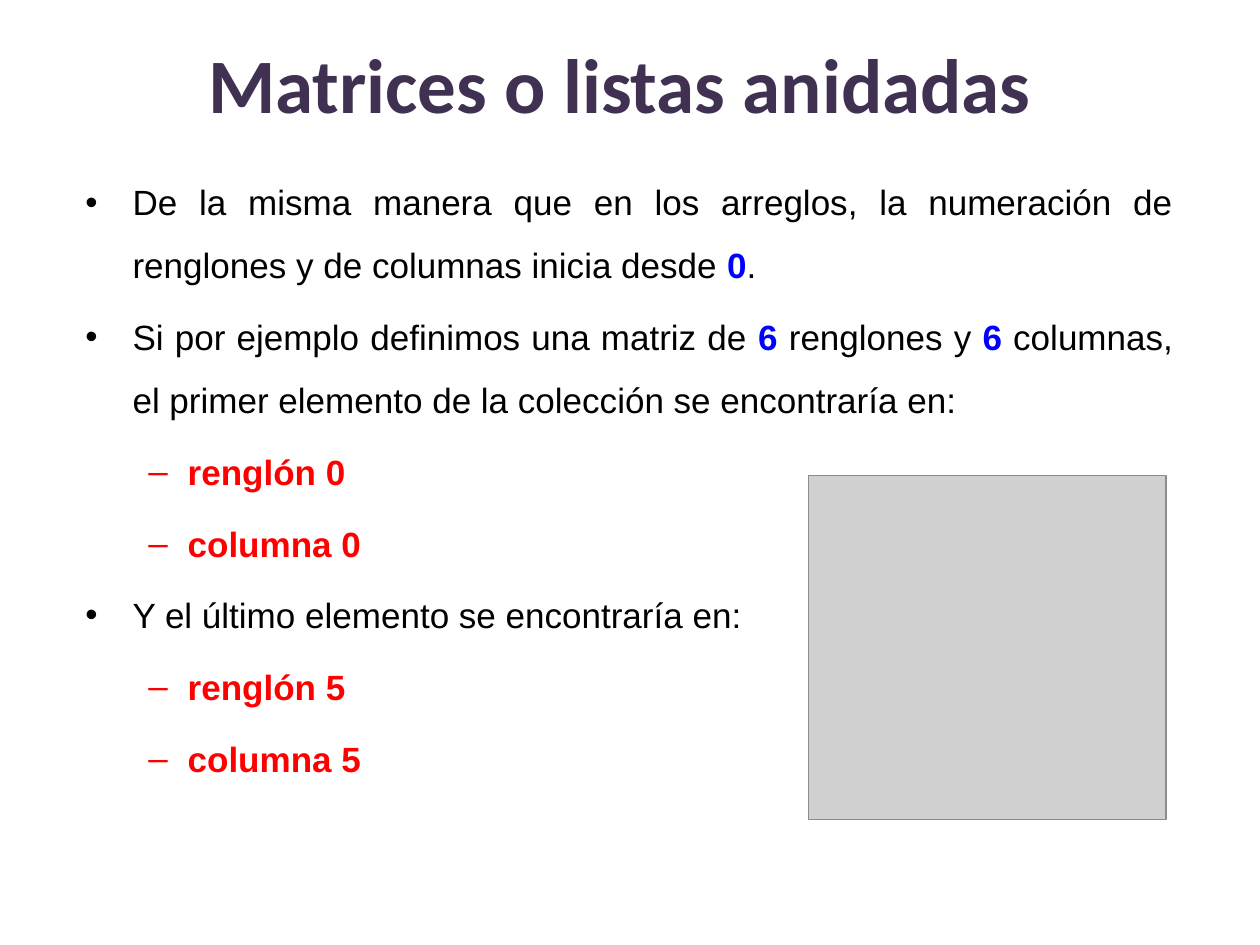
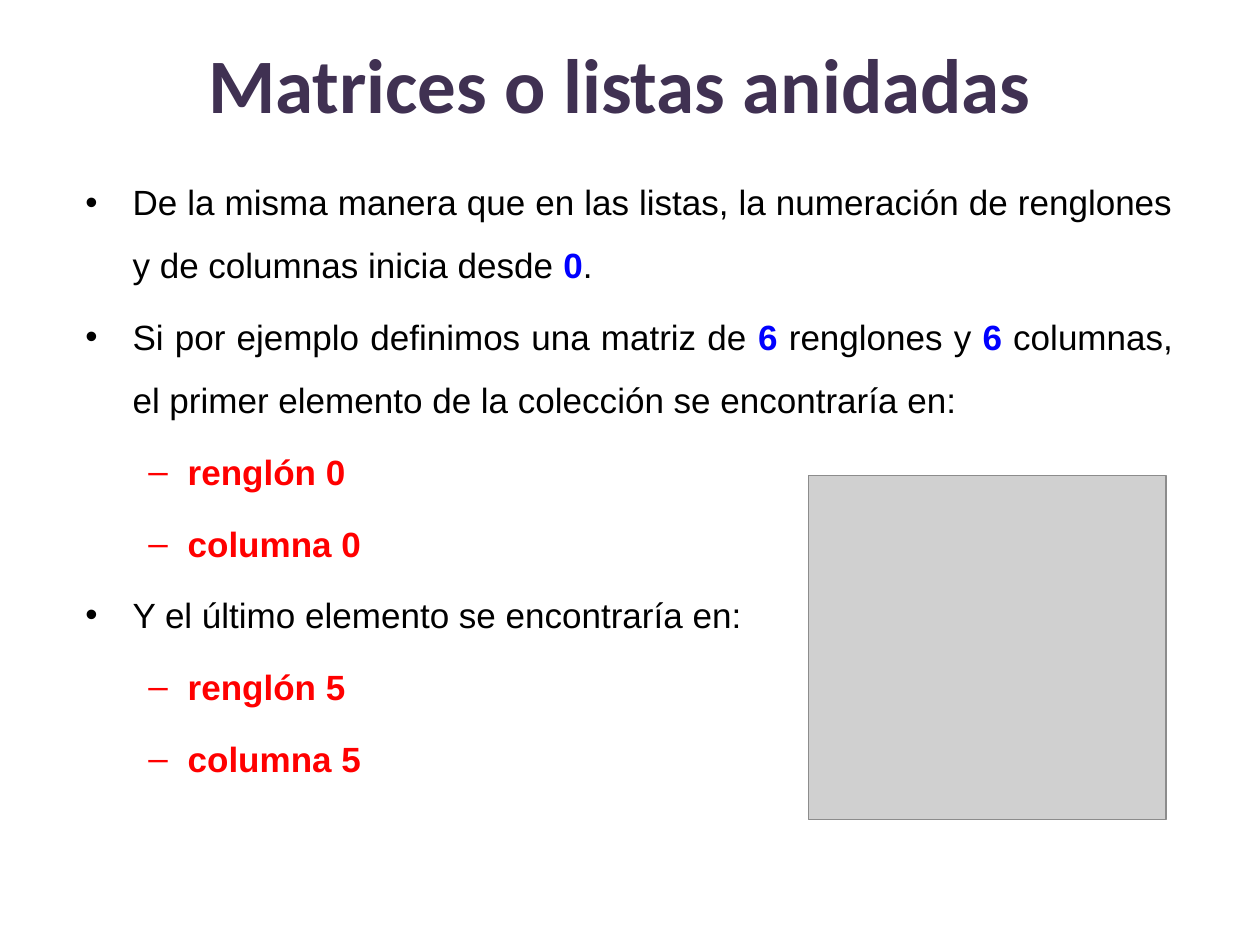
Before and after one commit to lizetheP/PensamientoC, a slide deck: slide 4 of CalendarioAgo2023/presentaciones/10_Matrices.pptx. Drawn at 1260x945 pixels with LibreOffice and Linux fonts; fonts in the diff are those of the drawing; grey boxes stand for pictures. Boxes give left, top, right and bottom in pixels: in the first picture for what was removed or moved away, otherwise in the second. Text is boxed around its words. In the diff, an @@ line names an element or a change of style, - is before the commit and + after.

```diff
--- a/CalendarioAgo2023/presentaciones/10_Matrices.pptx
+++ b/CalendarioAgo2023/presentaciones/10_Matrices.pptx
@@ text at (133,189,1172,285): text changed @@
-• De la misma manera que en los arreglos, la numeración de renglones y de columnas inicia desde 0.
+• De la misma manera que en las listas, la numeración de renglones y de columnas inicia desde 0.
```
Also in this commit, not shown: 6 other slides changed.
